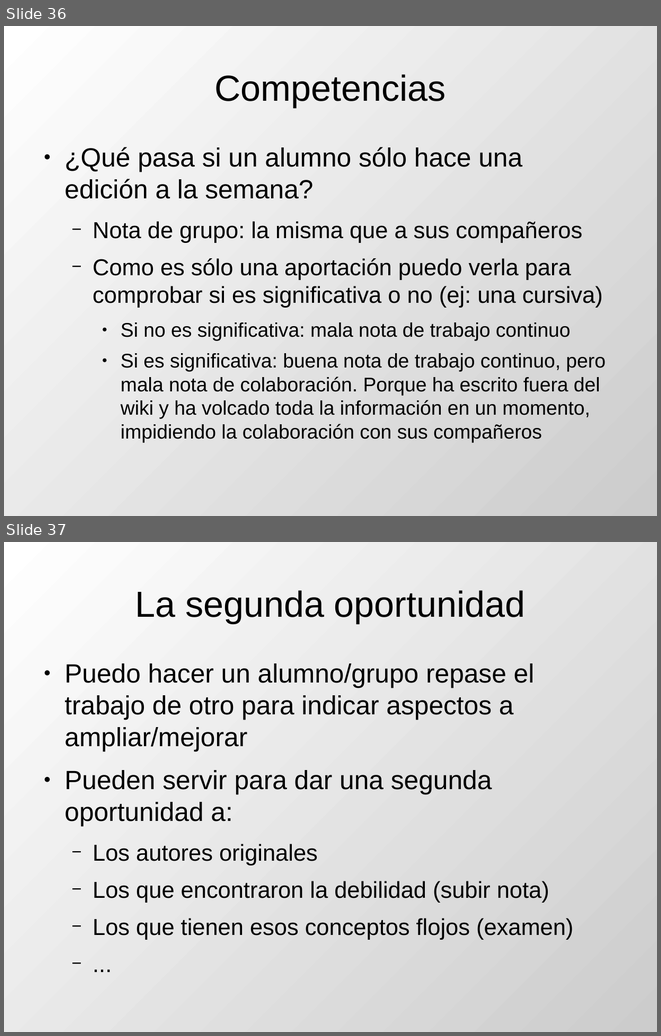
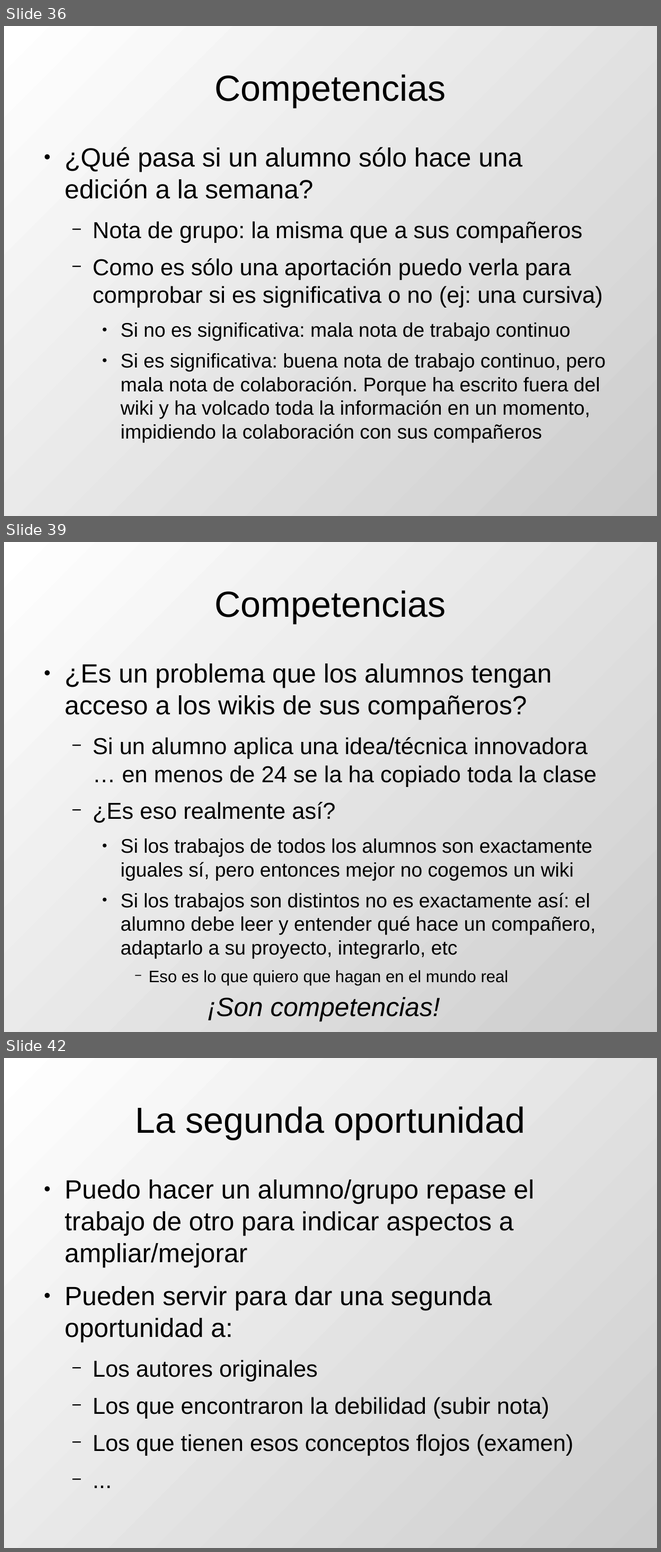
Before and after one commit to DrPantera/wikis4education, a slide deck: uca-2014/tema-5-EvaluacionWikis.odp. Shown one above the other, each under a label of ours: slides 36 and 37 before the commit, slides 36, 39 and 42 after it; the slides between them are not shown. The pictures are 661x1036 and 661x1552 pixels, drawn with LibreOffice and Linux fonts; fonts in the diff are those of the drawing. Boxes give left, top, right and bottom in pixels: in the first picture for what was removed or moved away, otherwise in the second. Text is boxed around its words. In the diff, an @@ line names an element or a change of style, - is before the commit and + after.

```diff
--- a/uca-2014/tema-5-EvaluacionWikis.odp
+++ b/uca-2014/tema-5-EvaluacionWikis.odp
@@ slide 39 added at (4, 542, 657, 1032), background gradient #FFFFFF to #CCCCCC @@
@@ title added at (214, 590, 445, 623), 44 pt, text #000000 @@
+Competencias
@@ text added at (64, 663, 597, 985), 24 pt, text #000000 @@
+● ¿Es un problema que los alumnos tengan acceso a los wikis de sus compañeros?
+  − Si un alumno aplica una idea/técnica innovadora … en menos de 24 se la ha copiado toda la clase
+  − ¿Es eso realmente así?
+    ● Si los trabajos de todos los alumnos son exactamente iguales sí, pero entonces mejor no cogemos un wiki
+    ● Si los trabajos son distintos no es exactamente así: el alumno debe leer y entender qué hace un compañero, adaptarlo a su proyecto, integrarlo, etc
+      − Eso es lo que quiero que hagan en el mundo real
+¡Son competencias!
@@ what was slide 37 is now slide 42 @@
```
Also in this commit, not shown: 5 slides changed, 4 other slides added, 6 other files.
